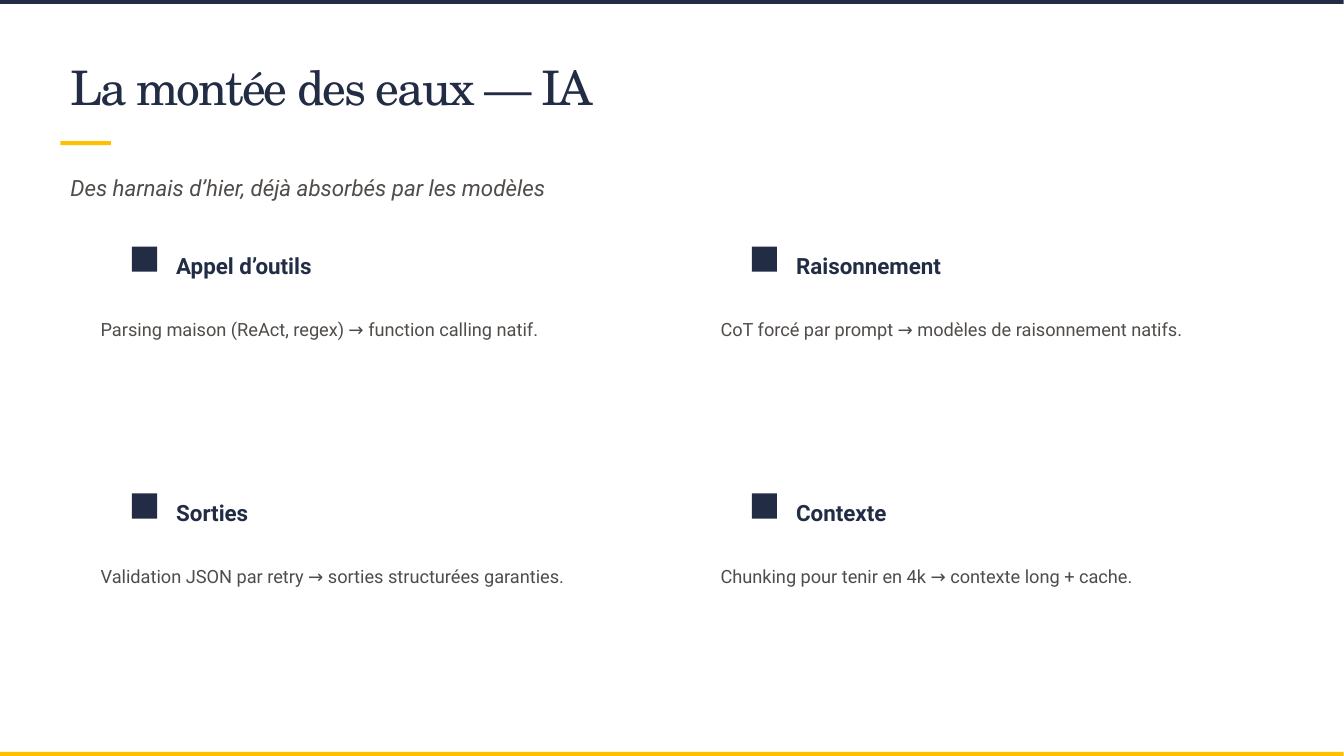
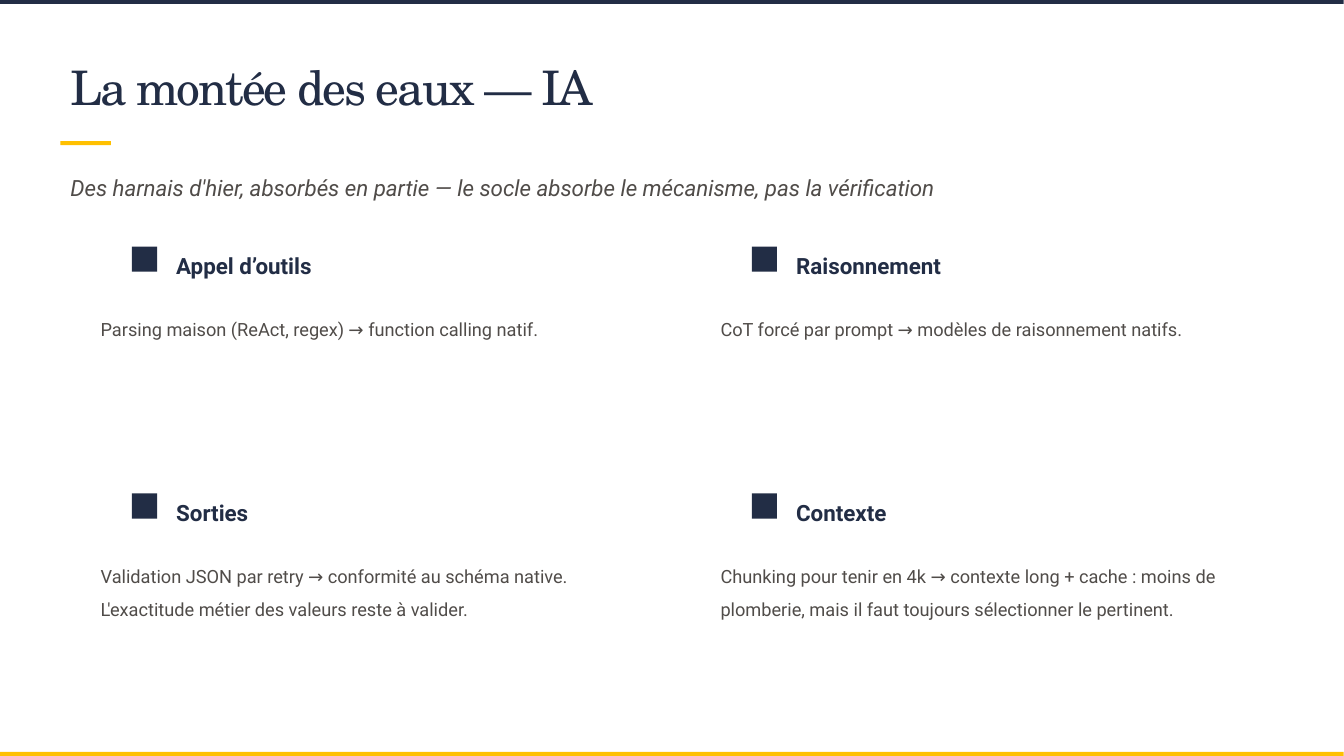
Before and after one commit to SCIAM-FR/formation-ia, a slide deck: slide 9 of slides/Support_formation_SCIAM.pptx. Drawn at 1344x756 pixels with LibreOffice and Linux fonts; fonts in the diff are those of the drawing; background and template pictures are left out. Boxes give left, top, right and bottom in pixels: in the first picture for what was removed or moved away, otherwise in the second. Text is boxed around its words. In the diff, an @@ line names an element or a change of style, - is before the commit and + after.

```diff
--- a/slides/Support_formation_SCIAM.pptx
+++ b/slides/Support_formation_SCIAM.pptx
@@ text at (x1=70, y1=179, x2=934, y2=201): text changed @@
-Des harnais d’hier, déjà absorbés par les modèles
+Des harnais d'hier, absorbés en partie — le socle absorbe le mécanisme, pas la vérification
@@ text at (x1=101, y1=569, x2=567, y2=616): text changed @@
-Validation JSON par retry → sorties structurées garanties.
+Validation JSON par retry → conformité au schéma native. L'exactitude métier des valeurs reste à valider.
@@ text at (x1=721, y1=569, x2=1216, y2=620): text changed @@
-Chunking pour tenir en 4k → contexte long + cache.
+Chunking pour tenir en 4k → contexte long + cache : moins de plomberie, mais il faut toujours sélectionner le pertinent.
```
Also in this commit, not shown: 13 other slides changed, 6 slides added, 23 other files.
